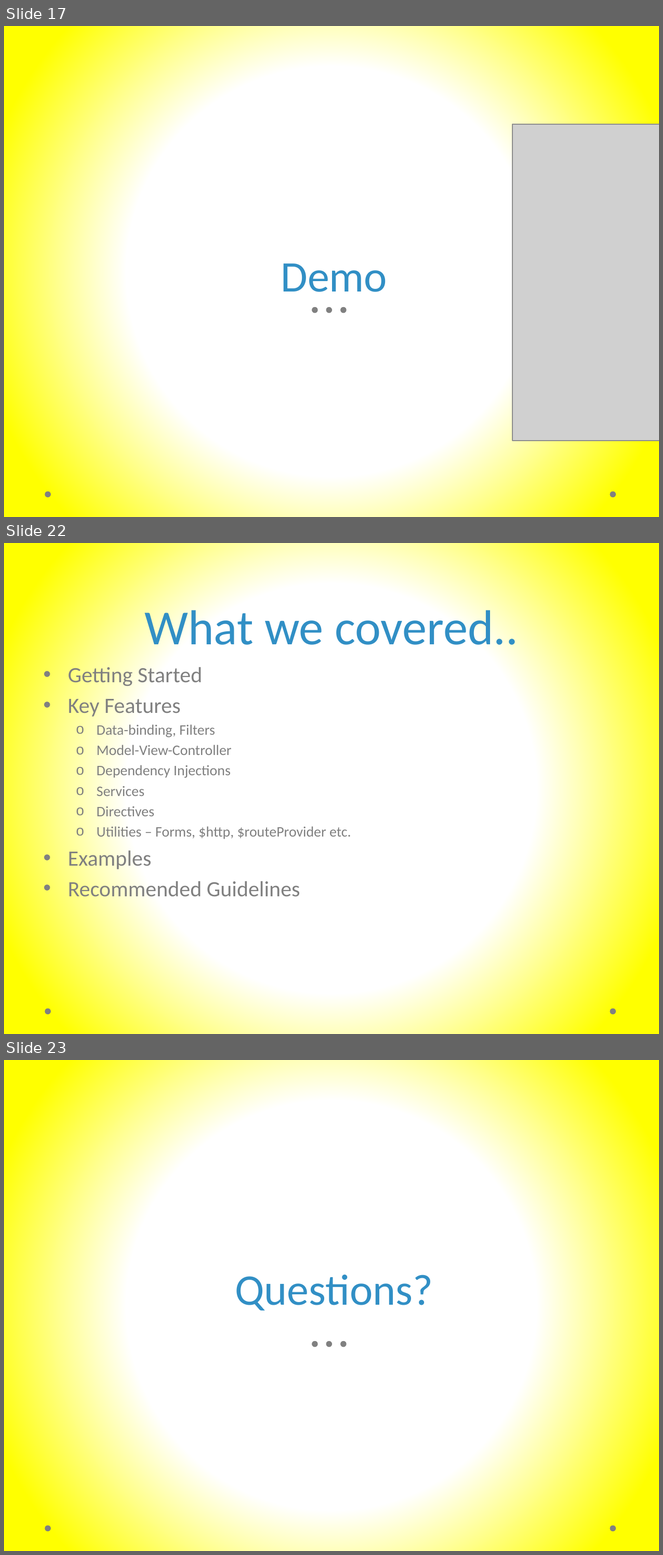
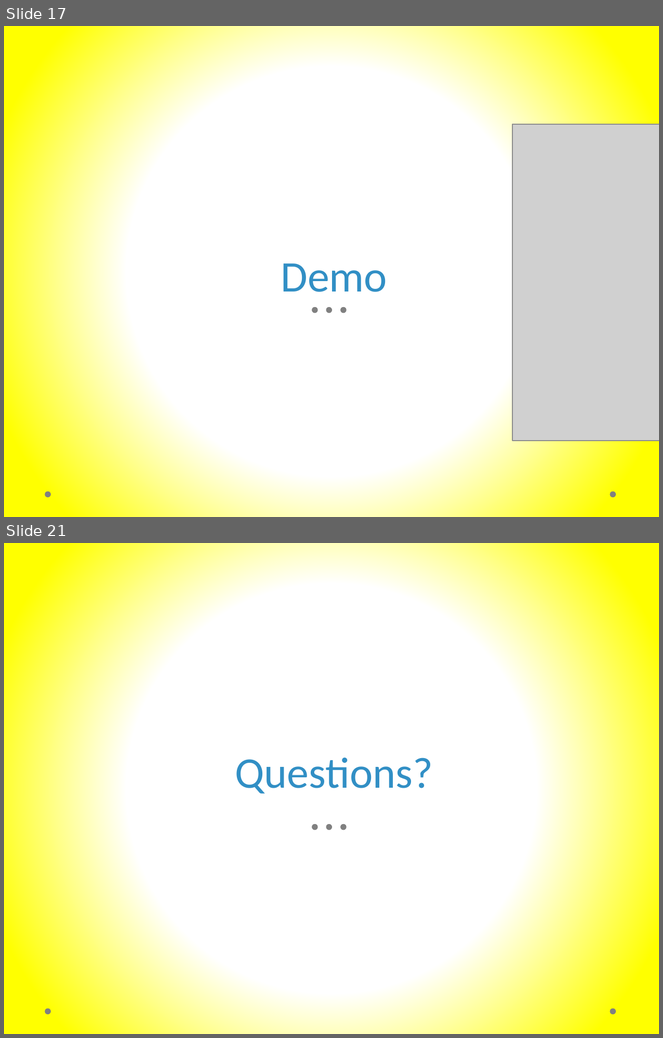
Before and after one commit to murtazahaveliwala/technext-angularjs-demo, a slide deck: Introduction to AngularJs.pptx. Shown one above the other, each under a label of ours: slides 17, 22 and 23 before the commit, slides 17 and 21 after it; the slides between them are not shown. The pictures are 663x1555 and 663x1038 pixels, drawn with LibreOffice and Linux fonts; fonts in the diff are those of the drawing; grey boxes stand for pictures. Boxes give left, top, right and bottom in pixels: in the first picture for what was removed or moved away, otherwise in the second. Text is boxed around its words. In the diff, an @@ line names an element or a change of style, - is before the commit and + after.

Commit message:
Filled DI and Services slides with content, removed 'Custom Service' slide

```diff
--- a/Introduction to AngularJs.pptx
+++ b/Introduction to AngularJs.pptx
@@ slide 22 removed at <box>4,543,659,1034</box>, background gradient #FFFFFF to #FFFF00; not listed: 2 template elements that a slide beside it also shows @@
@@ title removed at <box>144,603,518,654</box> @@
-What we covered..
@@ text removed at <box>68,665,351,902</box> @@
-• Getting Started
-• Key Features
-  o Data-binding, Filters
-  o Model-View-Controller
-  o Dependency Injections
-  o Services
-  o Directives
-  o Utilities – Forms, $http, $routeProvider etc.
-• Examples
-• Recommended Guidelines
@@ what was slide 23 is now slide 21 @@
```
Also in this commit, not shown: 11 slides changed, 1 other slide removed.
